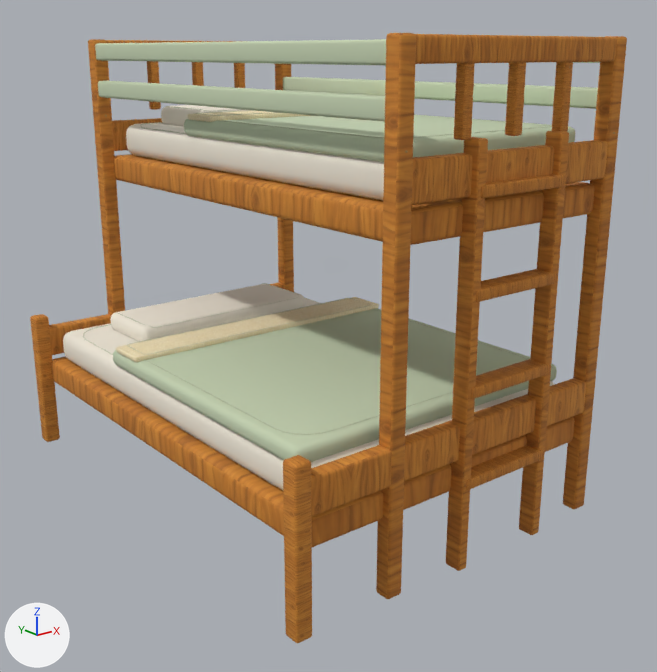
The Blender file assets-source/blender/twin-full-bunk.blend: old version first, new version second.
Camera for both pictures: a 50 mm lens placed at (-2.27, -3.09, 1.85), pointed at (0.07, -0.17, 0.68). Lighting does not change. The marker at lower left points along +X, +Y and +Z. The first picture is the older version.
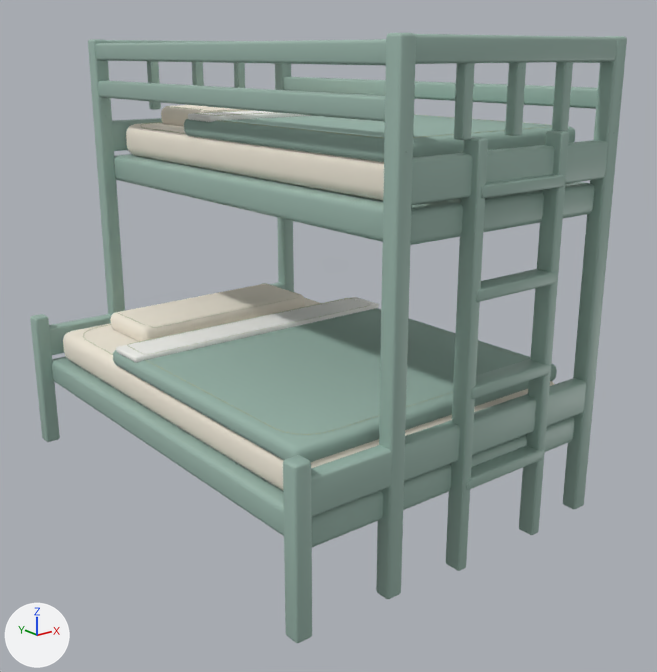
Where the change shows, as pixel boxes [x1, y1, x2, y2] in the pictures (657 x 672 px):
'folded_duvet', recoloured (pale green to grey)
    both: [113, 308, 557, 462]
'continuous_bunk_post', surface changed (brown to grey)
    both: [376, 33, 416, 599]
'solid_bed_frame.001', surface changed (brown to grey)
    both: [114, 154, 595, 245]
'solid_bed_frame', surface changed
    both: [52, 356, 575, 547]
'head_and_foot_rail', surface changed (brown to grey)
    both: [311, 378, 586, 517]
'continuous_bunk_post.002', surface changed (lighter)
    both: [563, 36, 627, 509]
'folded_duvet.001', recoloured
    both: [184, 115, 575, 162]
'ladder_stile', surface changed (lighter)
    both: [446, 137, 488, 571]
'ladder_stile.001', surface changed (lighter)
    both: [519, 130, 569, 535]
'head_and_foot_rail.002', surface changed (brown to grey)
    both: [412, 140, 608, 205]
'upper_guard_rail', recoloured (pale green to grey)
    both: [95, 39, 386, 66]
'upper_guard_rail.001', recoloured (pale green to grey)
    both: [98, 81, 385, 122]
'upper_end_guard', surface changed (brown to grey)
    both: [415, 34, 617, 64]
'wide_lower_bunk_support', surface changed (brown to grey)
    both: [283, 455, 312, 643]
'continuous_bunk_post.001', surface changed (brown to grey)
    both: [88, 39, 125, 315]
'blanket_turn_down', surface changed (beige to white)
    both: [116, 297, 379, 362]
'upper_guard_rail.003', recoloured
    both: [283, 77, 598, 109]
'wide_lower_bunk_support.001', surface changed (brown to grey)
    both: [30, 314, 60, 442]
'ladder_step.001', surface changed (brown to grey)
    both: [471, 359, 550, 399]
'ladder_step.002', surface changed (brown to grey)
    both: [476, 269, 557, 302]
'ladder_step', surface changed (lighter)
    both: [466, 445, 543, 490]
'continuous_bunk_post.003', surface changed (brown to grey)
    both: [275, 64, 294, 292]
'end_guard_spindle', surface changed (lighter)
    both: [454, 63, 475, 140]
'end_guard_spindle.001', surface changed (lighter)
    both: [505, 62, 526, 136]
'ladder_step.003', surface changed (brown to grey)
    both: [481, 174, 564, 198]
'end_guard_spindle.002', surface changed (lighter)
    both: [552, 62, 573, 131]
'head_and_foot_rail.001', surface changed
    both: [49, 282, 285, 355]
'blanket_turn_down.001', surface changed
    both: [188, 111, 312, 122]
'head_and_foot_rail.003', surface changed (brown to grey)
    both: [112, 118, 162, 151]
'end_guard_spindle.003', surface changed (brown to grey)
    both: [147, 61, 161, 110]
'end_guard_spindle.005', surface changed (brown to grey)
    both: [234, 63, 245, 88]
'end_guard_spindle.004', surface changed (brown to grey)
    both: [192, 62, 204, 86]
'upper_end_guard.001', surface changed (brown to grey)
    both: [106, 40, 232, 43]
'upper_guard_rail.002', recoloured
    both: [573, 62, 600, 63]

What changed in the scene script:
```text
Change mat_wood_honey_textured:
    remove mat_wood_honey_textured.texture = img_handpainted_honey_oak_png
    add mat_wood_honey_textured.base_color = (0.32, 0.46, 0.4)  # grey #99b5aa
    mat_wood_honey_textured.roughness: 0.82 -> 0.47
Change mat_upholstery_textured:
    mat_upholstery_textured.base_color: (0.56, 0.65, 0.45) -> (0.32, 0.46, 0.4)  # pale green #c5d3b3 -> grey #99b5aa
Change mat_linen_textured:
    remove mat_linen_textured.texture = img_handpainted_cream_linen_png
    add mat_linen_textured.base_color = (0.9, 0.9, 0.86)  # white #f3f3ef
    mat_linen_textured.roughness: 0.98 -> 0.94
Change mat_variant_surface:
    mat_variant_surface.base_color: (0.56, 0.65, 0.45) -> (0.32, 0.46, 0.4)  # pale green #c5d3b3 -> grey #99b5aa
```
